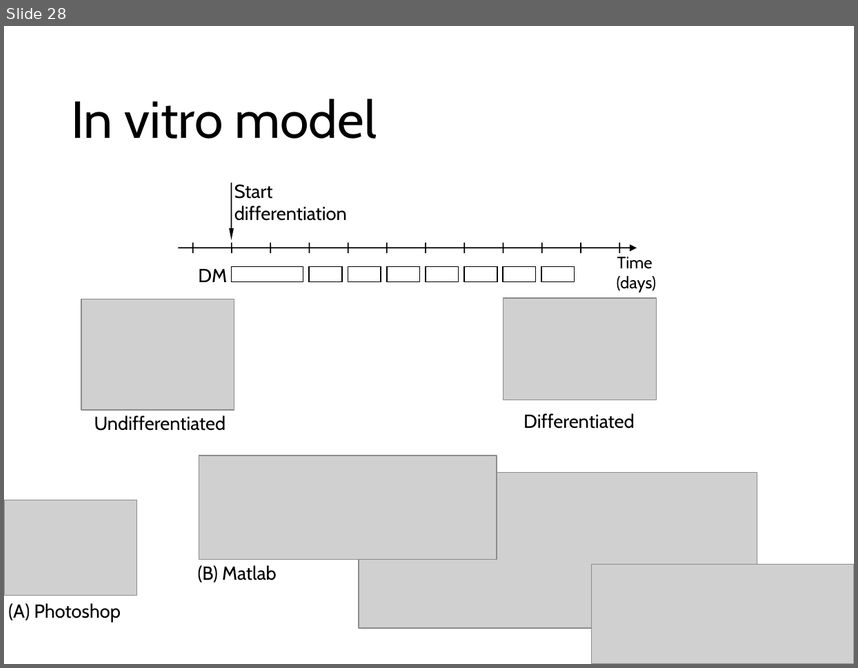
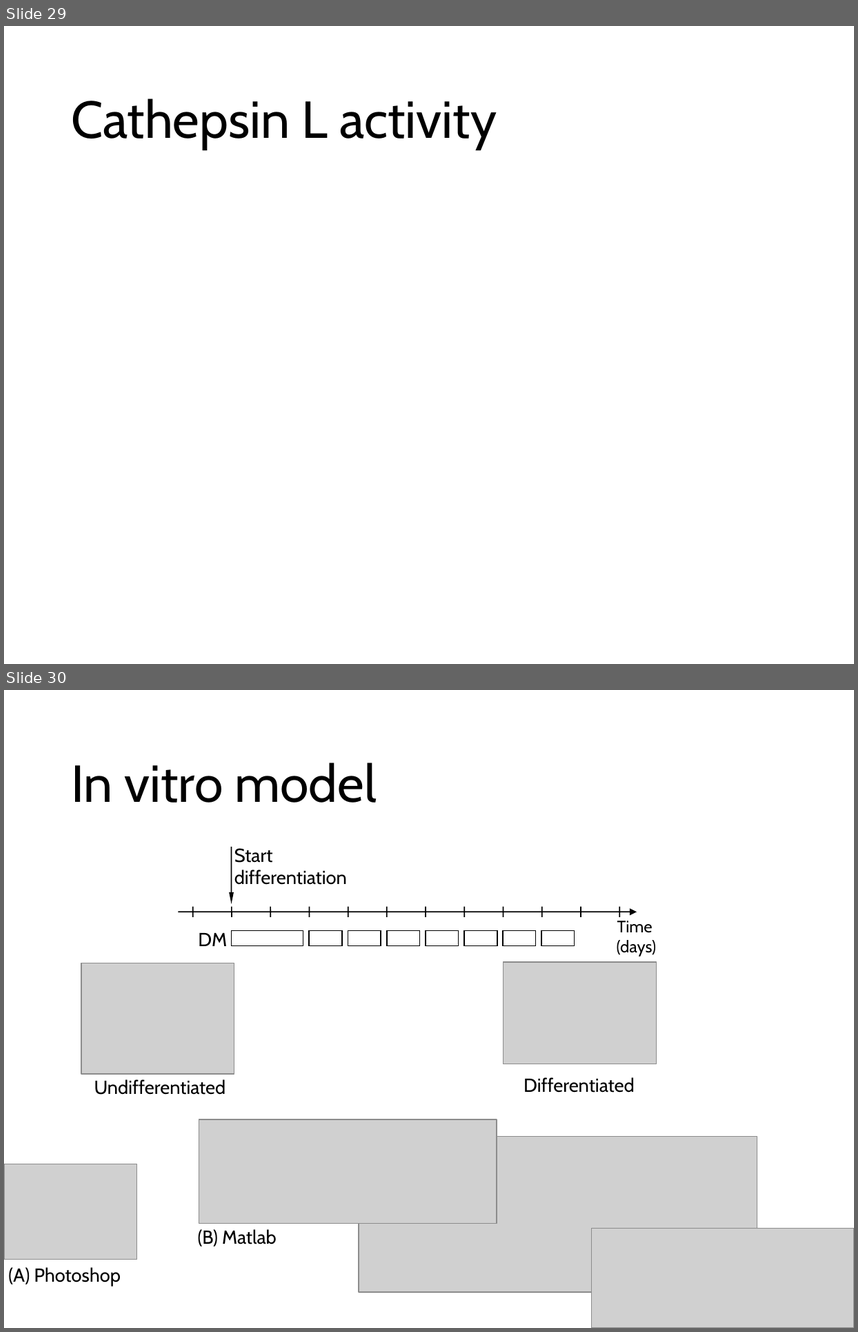
Before and after one commit to nvalexander/dissertation, a slide deck: defense.pptx. Shown one above the other, each under a label of ours: slide 28 before the commit, slides 29 and 30 after it. The pictures are 858x668 and 858x1332 pixels, drawn with LibreOffice and Linux fonts; fonts in the diff are those of the drawing; grey boxes stand for pictures. Boxes give left, top, right and bottom in pixels: in the first picture for what was removed or moved away, otherwise in the second. Text is boxed around its words. In the diff, an @@ line names an element or a change of style, - is before the commit and + after.

```diff
--- a/defense.pptx
+++ b/defense.pptx
@@ slide 29 added at [4, 26, 854, 664], background #FFFFFF @@
@@ title added at [71, 98, 497, 149], 44 pt, text #000000 @@
+Cathepsin L activity
@@ what was slide 28 is now slide 30 @@
```
Also in this commit, not shown: 2 other slides added, 1 slide removed, 5 other files.
